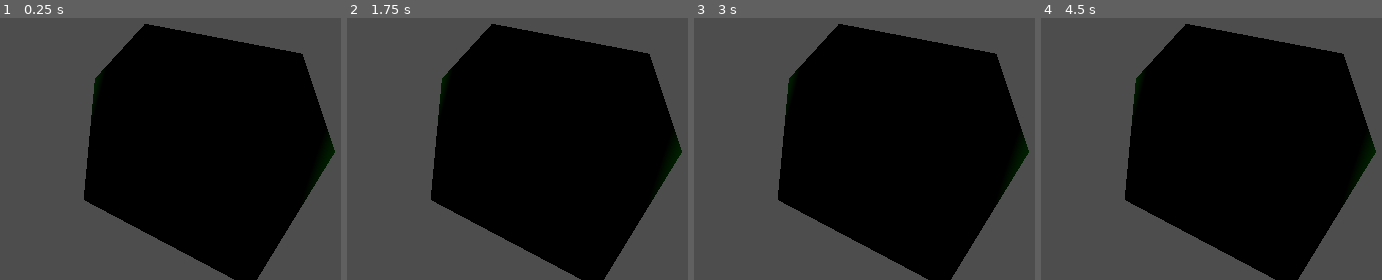
Above: before the commit, frames 1-4 (left to right).
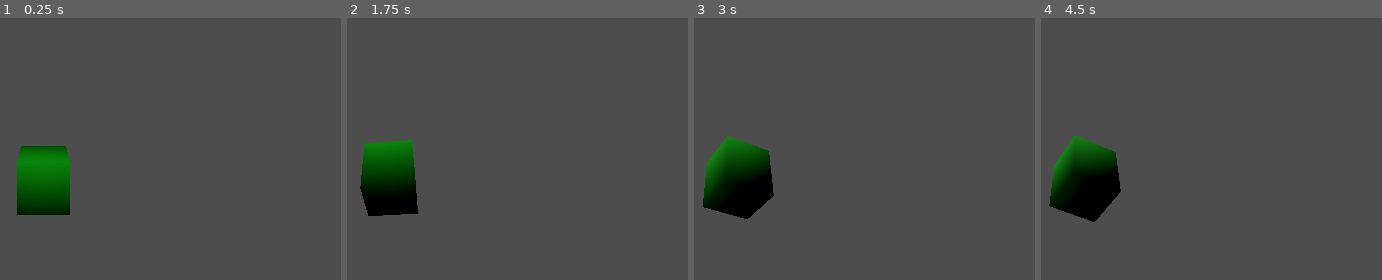
Above: after the commit, the same moments.

Repository: SergioHrvas/EV-MUII2425
Game: Godot game, scene res://node_3d.tscn
Same seed, same stepped clock (60 frames per second), same inputs: the game is played once before the commit and once after it.
Inputs:
- Up to frame 1 (0.25 s): no input
- Up to frame 2 (1.75 s): tap Enter at 0.5 s; hold Down (Camara abajo global, bound only after the commit) 0.53-1.28 s; tap Up (Camara arriba global, bound only after the commit) at 0.8, 1.35 s; tap Right (Camara derecha global, bound only after the commit) at 1.55 s
- Up to frame 3 (3 s): tap Space at 2 s; hold Right (Camara derecha global, bound only after the commit) 2.03-2.78 s; tap Left (Camara izquierda global, bound only after the commit) at 2.3, 2.85 s
- Up to frame 4 (4.5 s): tap Down (Camara abajo global, bound only after the commit) at 3.05 s; tap Enter at 3.5 s; hold Down (Camara abajo global, bound only after the commit) 3.53-4.28 s; tap Up (Camara arriba global, bound only after the commit) at 3.8, 4.35 s; tap Space at 4.25 s

The runs differ from the first frame. In frame 1, 55% of the frame differs, in the area x 4-99%, y 2-100%; in frame 2, 55%; in frame 3, 56%; in frame 4, 56%, in the area x 2-99%, y 2-100%.

Commit message:
Some changes to P1. P2 models started

Diff:
--- a/Teoria/Ejercicio1/MeshInstance3D.gd
+++ b/Teoria/Ejercicio1/MeshInstance3D.gd
@@ -4,13 +4,12 @@
 	var surface_array = []
 	surface_array.resize(Mesh.ARRAY_MAX)
 
-	# PackedVector**Arrays for mesh construction.
 	var verts = PackedVector3Array()
 	var indices = PackedInt32Array()
 
 	#######################################
 
-	#Definimos  los vert
+	#Definimos los vertices (HORARIO)
 	verts.append(Vector3(-1, -1,  1))
 	verts.append(Vector3( 1, -1,  1))
 	verts.append(Vector3( 1,  1,  1))
@@ -20,7 +19,21 @@
 	verts.append(Vector3( 1,  1, -1))
 	verts.append(Vector3(-1,  1, -1))
 
+
+	#Definimos las caras (HORARIO)
 	indices.append_array([
+		0, 2, 1, 0, 3, 2, # Cara frontal
+		4, 5, 6, 4, 6, 7, # Cara trasera
+		3, 6, 2, 3, 7, 6, # Cara superior
+		0, 1, 5, 0, 5, 4, # Cara inferior
+		1, 2, 6, 1, 6, 5, # Cara derecha
+		0, 4, 7, 0, 7, 3  # Cara izquierda
+	])
+
+
+	#Definimos las caras (ANTI HORARIO) (no funciona)
+	"""
+		indices.append_array([
 		0, 1, 2, 0, 2, 3, # Cara frontal
 		4, 6, 5, 4, 7, 6, # Cara trasera
 		3, 2, 6, 3, 6, 7, # Cara superior
@@ -28,19 +41,19 @@
 		1, 6, 2, 1, 5, 6, # Cara derecha
 		0, 7, 4, 0, 3, 7  # Cara izquierda
 	])
+	"""
 	#######################################
 
-	# Assign arrays to surface array.
+	# Asignar arrays a los arrays de superficie
 	surface_array[Mesh.ARRAY_VERTEX] = verts
 	surface_array[Mesh.ARRAY_INDEX] = indices
 
-	# Create mesh surface from mesh array.
-	# No blendshapes, lods, or compression used.
+	# Creamos el mesh a partir de la superficie.
 	mesh.add_surface_from_arrays(Mesh.PRIMITIVE_TRIANGLES, surface_array)
 
 	# Crear un material y asignarle un color
 	var material = StandardMaterial3D.new()
-	material.albedo_color = Color(0.0, 1.0, 0.0) # Color verde, puedes cambiarlo como desees
+	material.albedo_color = Color(0.0, 1.0, 0.0) # Color verde
 
 	# Asignar el material a la malla
 	mesh.surface_set_material(0, material)
--- /dev/null
+++ b/Teoria/Ejercicio1/camera.gd
@@ -0,0 +1,29 @@
+extends Node3D  # Este script iría en CameraPivot
+
+@export var rotation_speed: float = 90.0  # Velocidad en grados por segundo
+@export var sup_tilt: float = -70.0  # Límite superior de inclinación
+@export var inf_tilt: float = 70.0   # Límite inferior de inclinación
+
+@onready var camera_pitch = $CameraPitch  # Nodo que controla la inclinación
+
+func _ready():
+	#Ponemos el origen en el padre (para que funcione si se arrastra de un padre a otro)
+	global_transform.origin = get_parent().global_transform.origin
+
+func _process(delta):
+	# Rotación horizontal (sobre CameraPivot)
+	if Input.is_action_pressed("Camara derecha global"):
+		rotate_y(deg_to_rad(rotation_speed * delta))
+
+	if Input.is_action_pressed("Camara izquierda global"):
+		rotate_y(-deg_to_rad(rotation_speed * delta))
+
+	# Rotación vertical (sobre CameraPitch)
+	if Input.is_action_pressed("Camara arriba global"):
+		camera_pitch.rotate_x(-deg_to_rad(rotation_speed * delta))
+
+	if Input.is_action_pressed("Camara abajo global"):
+		camera_pitch.rotate_x(deg_to_rad(rotation_speed * delta))
+
+	# Aplicar los límites de inclinación
+	camera_pitch.rotation_degrees.x = clamp(camera_pitch.rotation_degrees.x, sup_tilt, inf_tilt)
--- a/Teoria/Ejercicio1/node_3d.tscn
+++ b/Teoria/Ejercicio1/node_3d.tscn
@@ -1,17 +1,26 @@
-[gd_scene load_steps=3 format=3 uid="uid://c21tcko7o3vu7"]
+[gd_scene load_steps=4 format=3 uid="uid://c21tcko7o3vu7"]
 
+[ext_resource type="Script" path="res://camera.gd" id="2_40yfp"]
 [ext_resource type="Script" path="res://MeshInstance3D.gd" id="2_mu7st"]
 
 [sub_resource type="ArrayMesh" id="ArrayMesh_lbqct"]
 
 [node name="Node3D" type="Node3D"]
 
-[node name="Camera3D" type="Camera3D" parent="."]
-transform = Transform3D(0.843401, -0.244382, 0.47849, 0, 0.89057, 0.454846, -0.537285, -0.383617, 0.751108, 0, 2.68972, 3.62127)
-
 [node name="OmniLight3D" type="OmniLight3D" parent="."]
-transform = Transform3D(1, 0, 0, 0, 1, 0, 0, 0, 1, 0, 2.68533, 5.15408)
+transform = Transform3D(1, 0, 0, 0, 1, 0, 0, 0, 1, 0, 7.37485, 5.15408)
+light_energy = 7.949
+omni_range = 9.792
 
 [node name="MeshInstance3D" type="MeshInstance3D" parent="."]
 mesh = SubResource("ArrayMesh_lbqct")
 script = ExtResource("2_mu7st")
+
+[node name="CameraPivot" type="Node3D" parent="MeshInstance3D"]
+transform = Transform3D(1, 0, 0, 0, 1, 0, 0, 0, 1, 11.8979, 0, 0)
+script = ExtResource("2_40yfp")
+
+[node name="CameraPitch" type="Node3D" parent="MeshInstance3D/CameraPivot"]
+
+[node name="Camera3D" type="Camera3D" parent="MeshInstance3D/CameraPivot/CameraPitch"]
+transform = Transform3D(1, 0, 0, 0, 1, 0, 0, 0, 1, 0, 5, 11.98)
--- a/Teoria/Ejercicio1/project.godot
+++ b/Teoria/Ejercicio1/project.godot
@@ -18,3 +18,30 @@
 [dotnet]
 
 project/assembly_name="EJercicio1"
+
+[input]
+
+"Camara izquierda global"={
+"deadzone": 0.5,
+"events": [Object(InputEventKey,"resource_local_to_scene":false,"resource_name":"","device":-1,"window_id":0,"alt_pressed":false,"shift_pressed":false,"ctrl_pressed":false,"meta_pressed":false,"pressed":false,"keycode":0,"physical_keycode":4194319,"key_label":0,"unicode":0,"echo":false,"script":null)
+]
+}
+"Camara derecha global"={
+"deadzone": 0.5,
+"events": [Object(InputEventKey,"resource_local_to_scene":false,"resource_name":"","device":-1,"window_id":0,"alt_pressed":false,"shift_pressed":false,"ctrl_pressed":false,"meta_pressed":false,"pressed":false,"keycode":0,"physical_keycode":4194321,"key_label":0,"unicode":0,"echo":false,"script":null)
+]
+}
+"Camara abajo global"={
+"deadzone": 0.5,
+"events": [Object(InputEventKey,"resource_local_to_scene":false,"resource_name":"","device":-1,"window_id":0,"alt_pressed":false,"shift_pressed":false,"ctrl_pressed":false,"meta_pressed":false,"pressed":false,"keycode":0,"physical_keycode":4194322,"key_label":0,"unicode":0,"echo":false,"script":null)
+]
+}
+"Camara arriba global"={
+"deadzone": 0.5,
+"events": [Object(InputEventKey,"resource_local_to_scene":false,"resource_name":"","device":-1,"window_id":0,"alt_pressed":false,"shift_pressed":false,"ctrl_pressed":false,"meta_pressed":false,"pressed":false,"keycode":0,"physical_keycode":4194320,"key_label":0,"unicode":0,"echo":false,"script":null)
+]
+}
+
+[rendering]
+
+occlusion_culling/use_occlusion_culling=true
--- /dev/null
+++ b/Teoria/Ejercicio1/silla.tscn
@@ -0,0 +1,38 @@
+[gd_scene format=3 uid="uid://dfhnf8wl4y7p1"]
+
+[node name="Node3D" type="Node3D"]
+
+[node name="Pata1" type="CSGBox3D" parent="."]
+size = Vector3(0.2, 0.2, 2)
+
+[node name="Pata2" type="CSGBox3D" parent="Pata1"]
+transform = Transform3D(1, 0, 0, 0, 1, 0, 0, 0, 1, 0.011024, 0, -0.0215428)
+size = Vector3(2, 0.2, 0.2)
+
+[node name="Pata3" type="CSGBox3D" parent="Pata1/Pata2"]
+transform = Transform3D(1, 0, 0, 0, 1, 0, 0, 0, 1, 0, 1, 0)
+size = Vector3(0.2, 2, 0.2)
+
+[node name="Asiento" type="CSGBox3D" parent="Pata1/Pata2"]
+transform = Transform3D(1, 0, 0, 0, 1, 0, 0, 0, 1, 0, 2.5, 0)
+size = Vector3(2, 1, 3)
+
+[node name="Asiento2" type="CSGSphere3D" parent="Pata1/Pata2/Asiento"]
+transform = Transform3D(1.8, 0, 0, 0, 0.8, 0, 0, 0, 2.25, 0.0119886, -0.486648, -0.0390139)
+operation = 1
+radial_segments = 16
+rings = 10
+
+[node name="SoporteRespaldo" type="CSGBox3D" parent="Pata1/Pata2"]
+transform = Transform3D(0.886327, -0.173648, 0, 0.156283, 0.984807, 0, 0, 0, 0.9, -0.732629, 3.08097, -0.0452811)
+size = Vector3(0.1, 2, 0.2)
+
+[node name="Respaldo" type="CSGBox3D" parent="Pata1/Pata2/SoporteRespaldo"]
+transform = Transform3D(-2.98023e-08, 1.11111, 0, -1, -4.47035e-08, 0, 0, 0, 1.11111, 0.542382, 0.777217, 0.0852976)
+size = Vector3(2, 1, 3)
+
+[node name="Respaldo2" type="CSGSphere3D" parent="Pata1/Pata2/SoporteRespaldo/Respaldo"]
+transform = Transform3D(1.5, 7.45058e-09, 0, 0, 0.6, 0, 0, 0, 2.2, 0.0119886, -0.505443, -0.0390139)
+operation = 1
+radial_segments = 16
+rings = 10
--- /dev/null
+++ b/Teoria/Ejercicio1/sillas(abd).tscn
@@ -0,0 +1,91 @@
+[gd_scene load_steps=3 format=3 uid="uid://ms5ec54qug4a"]
+
+[ext_resource type="PackedScene" path="res://silla.tscn" id="1_c4v57"]
+[ext_resource type="Script" path="res://camera.gd" id="2_j6f7f"]
+
+[node name="Node3D" type="Node3D"]
+transform = Transform3D(1, 0, 0, 0, 1, 0, 0, 0, 1, 0.0318384, -0.0324774, -0.0110912)
+
+[node name="Habitacion" type="CSGBox3D" parent="."]
+transform = Transform3D(1, 0, 0, 0, 1, 0, 0, 0, 1, 0, 10, 0)
+size = Vector3(50, 20, 50)
+
+[node name="Interior" type="CSGBox3D" parent="Habitacion"]
+operation = 2
+size = Vector3(49, 19, 49)
+
+[node name="Puerta" type="CSGBox3D" parent="Habitacion"]
+transform = Transform3D(1, 0, 0, 0, 1, 0, 0, 0, 1, 0, -7, -25.041)
+operation = 2
+size = Vector3(3, 5, 3)
+
+[node name="Ventana1" type="CSGBox3D" parent="Habitacion"]
+transform = Transform3D(1, 0, 0, 0, 1, 0, 0, 0, 1, 13.1783, 0.561085, -24.2095)
+operation = 2
+size = Vector3(5, 5, 5)
+
+[node name="Ventana2" type="CSGBox3D" parent="Habitacion"]
+transform = Transform3D(1, 0, 0, 0, 1, 0, 0, 0, 1, -11.8212, 0.561085, -24.0366)
+operation = 2
+size = Vector3(5, 5, 5)
+
+[node name="Silla1" parent="." instance=ExtResource("1_c4v57")]
+transform = Transform3D(1, 0, 0, 0, 1, 0, 0, 0, 1, -12.8786, 0.606654, -7.89442)
+
+[node name="Silla2" parent="." instance=ExtResource("1_c4v57")]
+transform = Transform3D(1, 0, 0, 0, 1, 0, 0, 0, 1, -12.7025, 0.606654, -11.9717)
+
+[node name="Silla3" parent="." instance=ExtResource("1_c4v57")]
+transform = Transform3D(1, 0, 0, 0, 1, 0, 0, 0, 1, -12.986, 0.606654, 4.45484)
+
+[node name="Silla4" parent="." instance=ExtResource("1_c4v57")]
+transform = Transform3D(1, 0, 0, 0, 1, 0, 0, 0, 1, -12.3151, 0.606654, 0.793896)
+
+[node name="Silla5" parent="." instance=ExtResource("1_c4v57")]
+transform = Transform3D(1, 0, 0, 0, 1, 0, 0, 0, 1, -12.8786, 0.606654, -3.67844)
+
+[node name="Silla6" parent="." instance=ExtResource("1_c4v57")]
+transform = Transform3D(1, 0, 0, 0, 1, 0, 0, 0, 1, -12.8786, 0.606654, 15.6647)
+
+[node name="Silla7" parent="." instance=ExtResource("1_c4v57")]
+transform = Transform3D(1, 0, 0, 0, 1, 0, 0, 0, 1, -12.8786, 0.606654, 12.3283)
+
+[node name="CameraPivot" type="Node3D" parent="Silla7"]
+transform = Transform3D(1, 0, 0, 0, 1, 0, 0, 0, 1, 11.8979, 0, 0)
+script = ExtResource("2_j6f7f")
+
+[node name="CameraPitch" type="Node3D" parent="Silla7/CameraPivot"]
+
+[node name="Camera3D" type="Camera3D" parent="Silla7/CameraPivot/CameraPitch"]
+transform = Transform3D(1, 0, 0, 0, 1, 0, 0, 0, 1, 0, 5, 11.98)
+
+[node name="Silla8" parent="." instance=ExtResource("1_c4v57")]
+transform = Transform3D(1, 0, 0, 0, 1, 0, 0, 0, 1, -12.8786, 0.606654, 8.4009)
+
+[node name="OmniLight3D" type="OmniLight3D" parent="."]
+transform = Transform3D(1, 0, 0, 0, 1, 0, 0, 0, 1, -9.3708, 4.90739, -2.48916)
+omni_range = 4096.0
+
+[node name="Silla9" parent="." instance=ExtResource("1_c4v57")]
+transform = Transform3D(-1, 0, -8.74228e-08, 0, 1, 0, 8.74228e-08, 0, -1, 12, 0.606654, -7.89442)
+
+[node name="Silla10" parent="." instance=ExtResource("1_c4v57")]
+transform = Transform3D(-1, 0, -8.74228e-08, 0, 1, 0, 8.74228e-08, 0, -1, 12, 0.606654, -11.9717)
+
+[node name="Silla11" parent="." instance=ExtResource("1_c4v57")]
+transform = Transform3D(-1, 0, -8.74228e-08, 0, 1, 0, 8.74228e-08, 0, -1, 12, 0.606654, 4.45484)
+
+[node name="Silla12" parent="." instance=ExtResource("1_c4v57")]
+transform = Transform3D(-1, 0, -8.74228e-08, 0, 1, 0, 8.74228e-08, 0, -1, 12, 0.606654, 0.793896)
+
+[node name="Silla13" parent="." instance=ExtResource("1_c4v57")]
+transform = Transform3D(-1, 0, -8.74228e-08, 0, 1, 0, 8.74228e-08, 0, -1, 12, 0.606654, -3.67844)
+
+[node name="Silla14" parent="." instance=ExtResource("1_c4v57")]
+transform = Transform3D(-1, 0, -8.74228e-08, 0, 1, 0, 8.74228e-08, 0, -1, 12, 0.606654, 15.6647)
+
+[node name="Silla15" parent="." instance=ExtResource("1_c4v57")]
+transform = Transform3D(-1, 0, -8.74228e-08, 0, 1, 0, 8.74228e-08, 0, -1, 12, 0.606654, 12.3283)
+
+[node name="Silla16" parent="." instance=ExtResource("1_c4v57")]
+transform = Transform3D(-1, 0, -8.74228e-08, 0, 1, 0, 8.74228e-08, 0, -1, 12, 0.606654, 8.4009)
Not shown, added: Practicas/P2/BlenderModels/cofre.blend
Not shown, added: Practicas/P2/BlenderModels/cofre.blend1
Not shown, added: Practicas/P2/BlenderModels/cofrebueno.blend
Not shown, added: Practicas/P2/BlenderModels/cofrebueno.blend1
Not shown, added: Practicas/P2/BlenderModels/escaleras.blend
Not shown, added: Practicas/P2/BlenderModels/escaleras.blend1
Not shown, added: Practicas/P2/BlenderModels/gancho.blend
Not shown, added: Practicas/P2/BlenderModels/gancho.blend1
